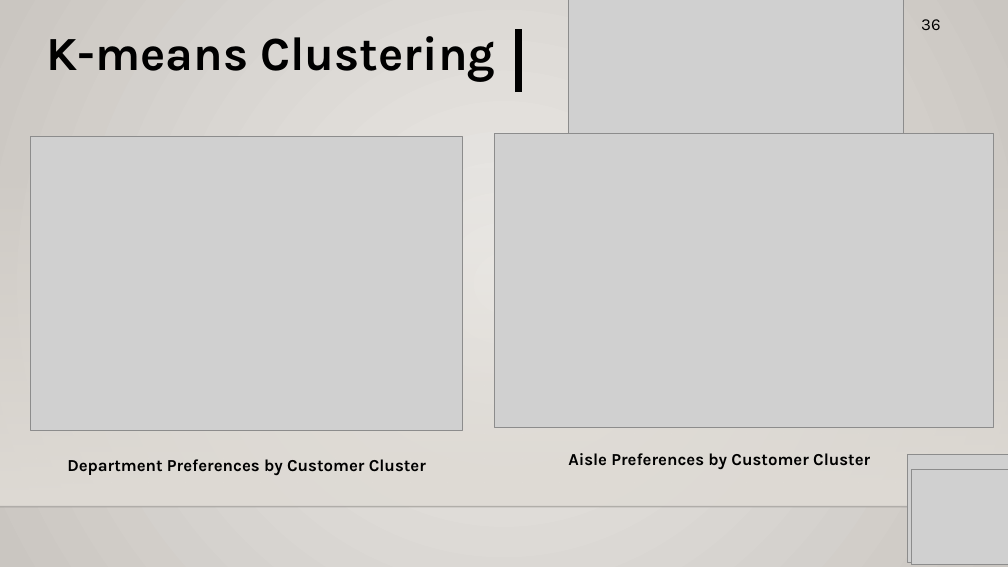
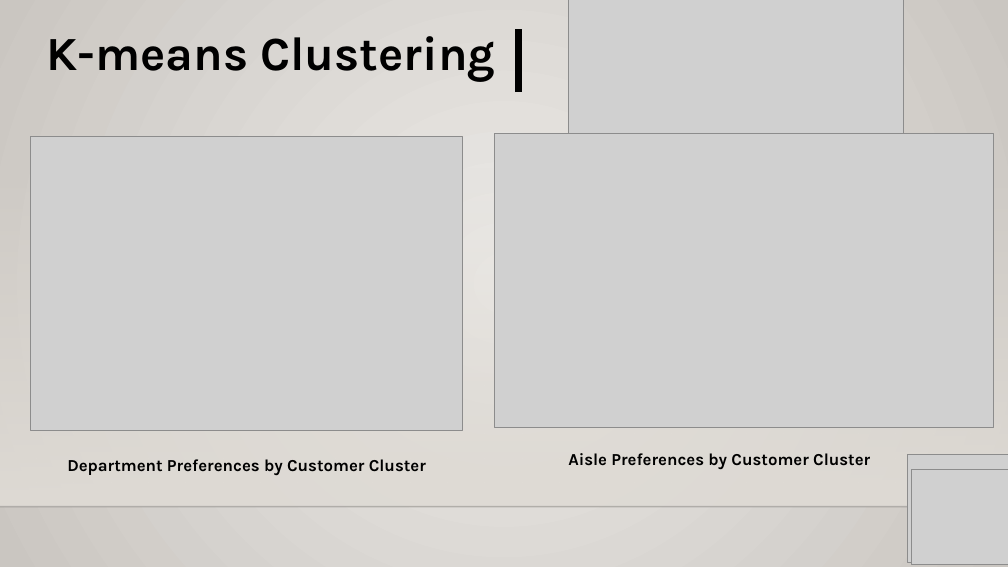
Before and after one commit to bharath21gaju/GroceryItems_Recommender, a slide deck: slide 11 of MidTerm_USML.pptx (slide 19 before the commit). Drawn at 1008x567 pixels with LibreOffice and Linux fonts; fonts in the diff are those of the drawing; grey boxes stand for pictures; background and template pictures are left out. Boxes give left, top, right and bottom in pixels: in the first picture for what was removed or moved away, otherwise in the second. Text is boxed around its words. In the diff, an @@ line names an element or a change of style, - is before the commit and + after.

```diff
--- a/MidTerm_USML.pptx
+++ b/MidTerm_USML.pptx
@@ text removed at (921,19,940,30) @@
-36
```
Also in this commit, not shown: 13 other slides changed, 1 slide added, 12 slides removed.
